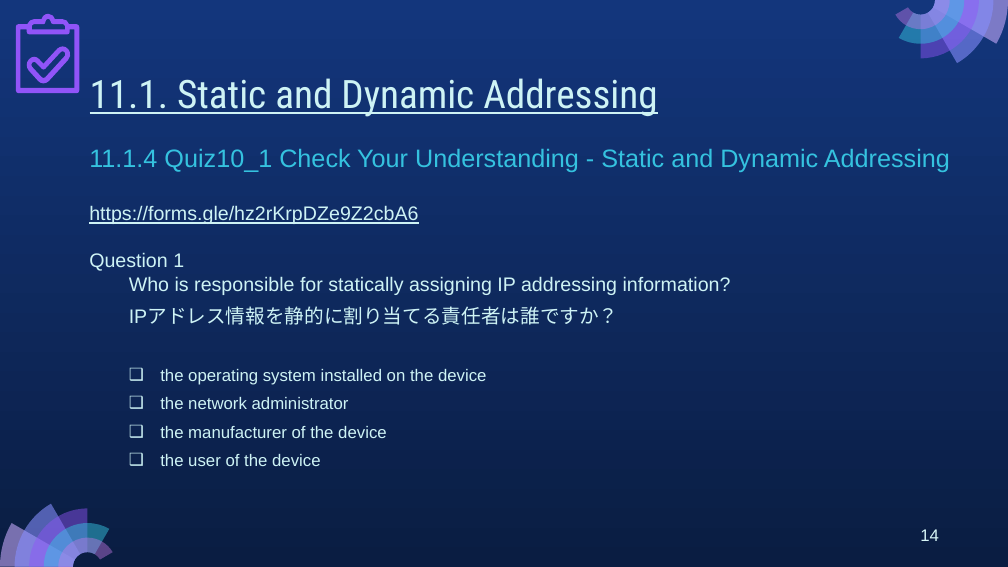
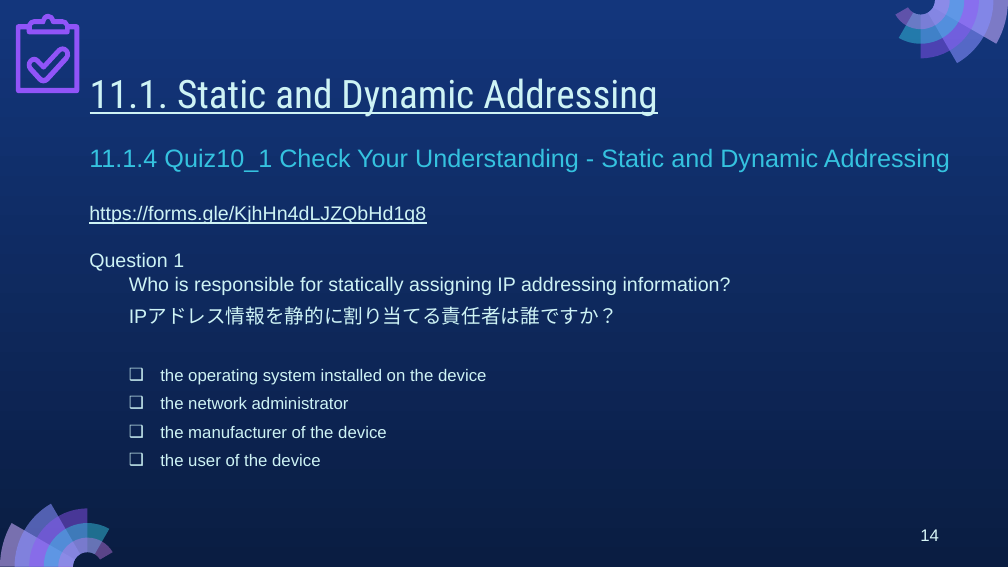
Before and after one commit to MarikoTagawa/kosen-mongolia-materials, a slide deck: slide 14 of network-basics/slides/10_NetworkBasics_2025_2P.pptx. Drawn at 1008x567 pixels with LibreOffice and Linux fonts; fonts in the diff are those of the drawing. Boxes give left, top, right and bottom in pixels: in the first picture for what was removed or moved away, otherwise in the second. Text is boxed around its words. In the diff, an @@ line names an element or a change of style, - is before the commit and + after.

```diff
--- a/network-basics/slides/10_NetworkBasics_2025_2P.pptx
+++ b/network-basics/slides/10_NetworkBasics_2025_2P.pptx
@@ text at box(89, 205, 426, 224): text changed @@
-https://forms.gle/hz2rKrpDZe9Z2cbA6
+https://forms.gle/KjhHn4dLJZQbHd1q8
```
Also in this commit, not shown: 3 other slides changed, 3 other files.
